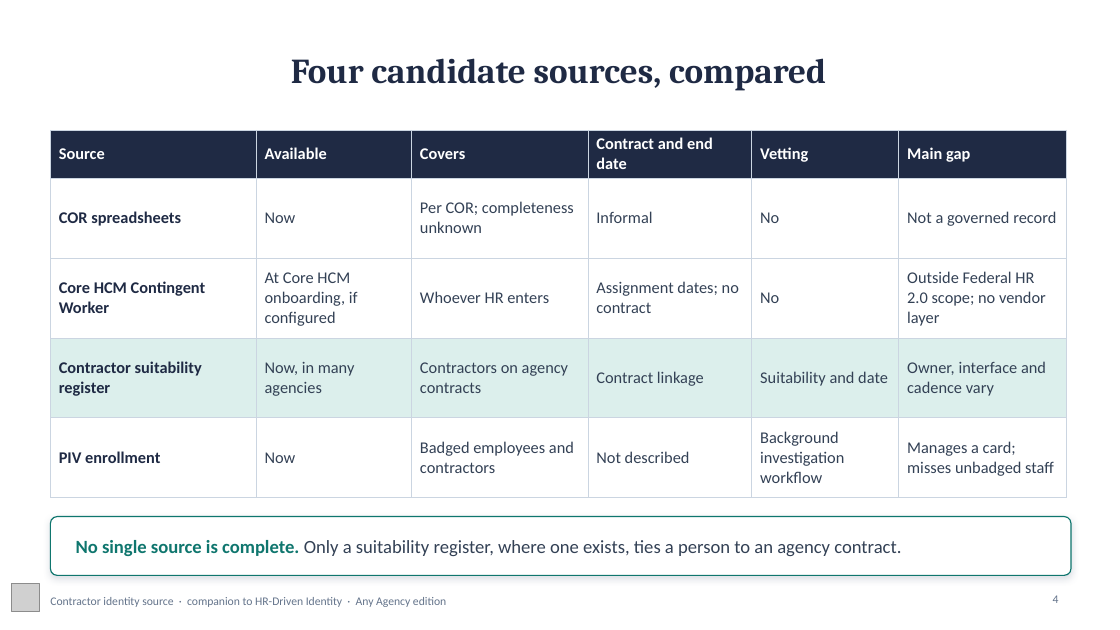
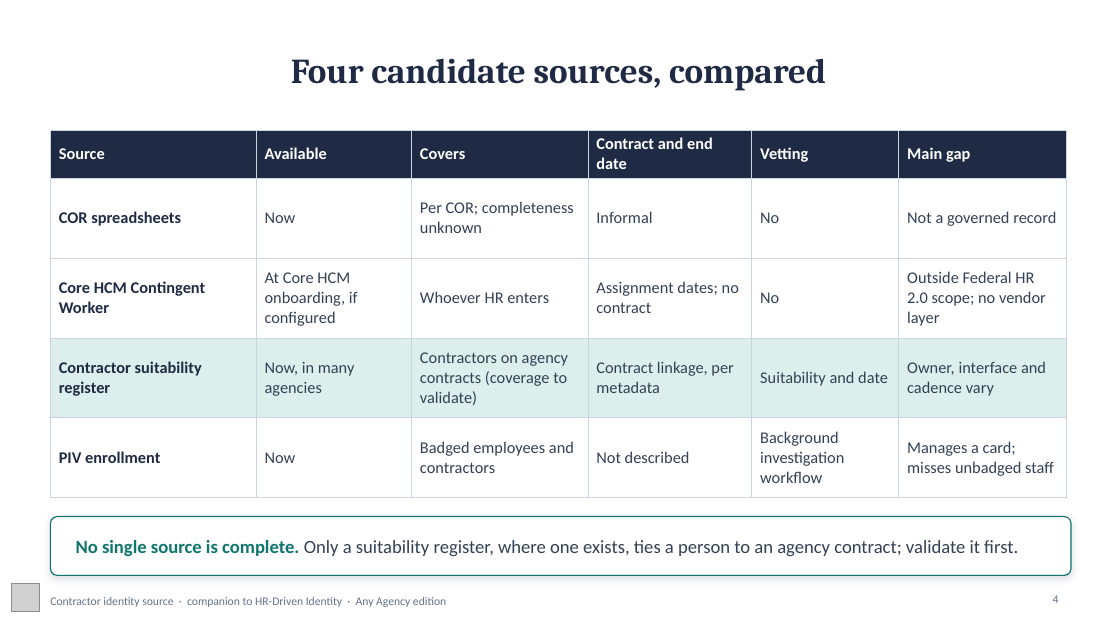
Before and after one commit to WhalerMike/modernization-workbook, a slide deck: slide 4 of presentations/hr-driven-identity-interview/HR_Driven_Identity_Contractor_Source_AnyAgency_Narrated.pptx. Drawn at 1120x630 pixels with LibreOffice and Linux fonts; fonts in the diff are those of the drawing; grey boxes stand for pictures; background and template pictures are left out. Boxes give left, top, right and bottom in pixels: in the first picture for what was removed or moved away, otherwise in the second. Text is boxed around its words. In the diff, an @@ line names an element or a change of style, - is before the commit and + after.

```diff
--- a/presentations/hr-driven-identity-interview/HR_Driven_Identity_Contractor_Source_AnyAgency_Narrated.pptx
+++ b/presentations/hr-driven-identity-interview/HR_Driven_Identity_Contractor_Source_AnyAgency_Narrated.pptx
@@ table at (x1=50, y1=130, x2=1067, y2=487) @@
-row 4, column 3: Contractors on agency contracts
+row 4, column 3: Contractors on agency contracts (coverage to validate)
-row 4, column 4: Contract linkage
+row 4, column 4: Contract linkage, per metadata
@@ text at (x1=76, y1=540, x2=1018, y2=556): text changed @@
-No single source is complete. Only a suitability register, where one exists, ties a person to an agency contract.
+No single source is complete. Only a suitability register, where one exists, ties a person to an agency contract; validate it first.
```
Also in this commit, not shown: 6 other slides changed, 22 other files.
